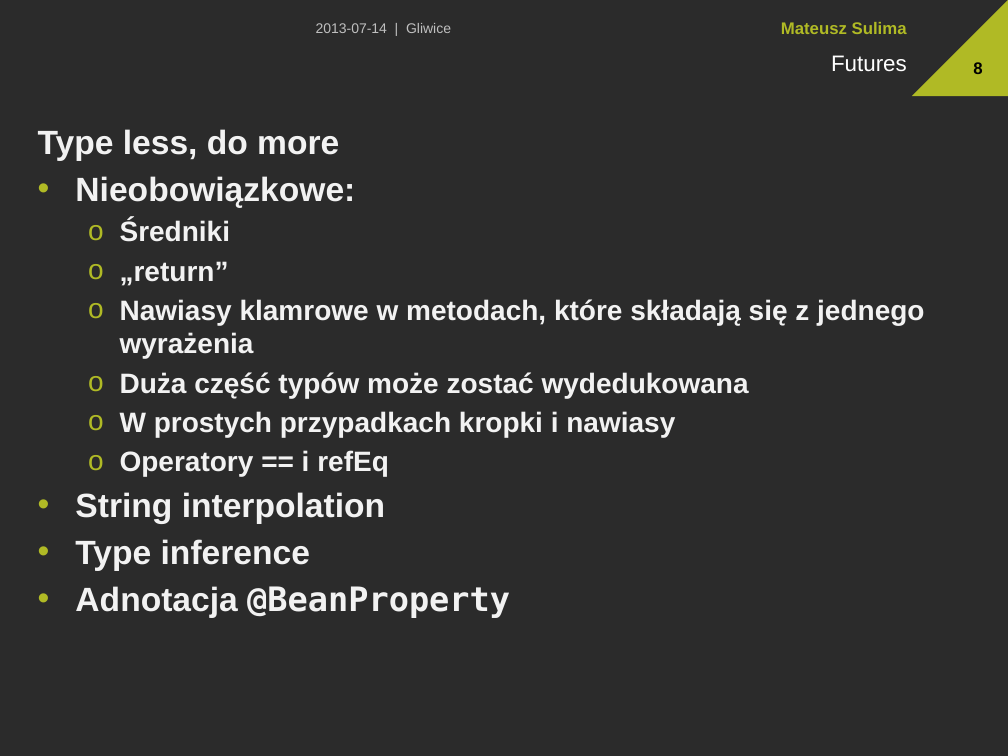
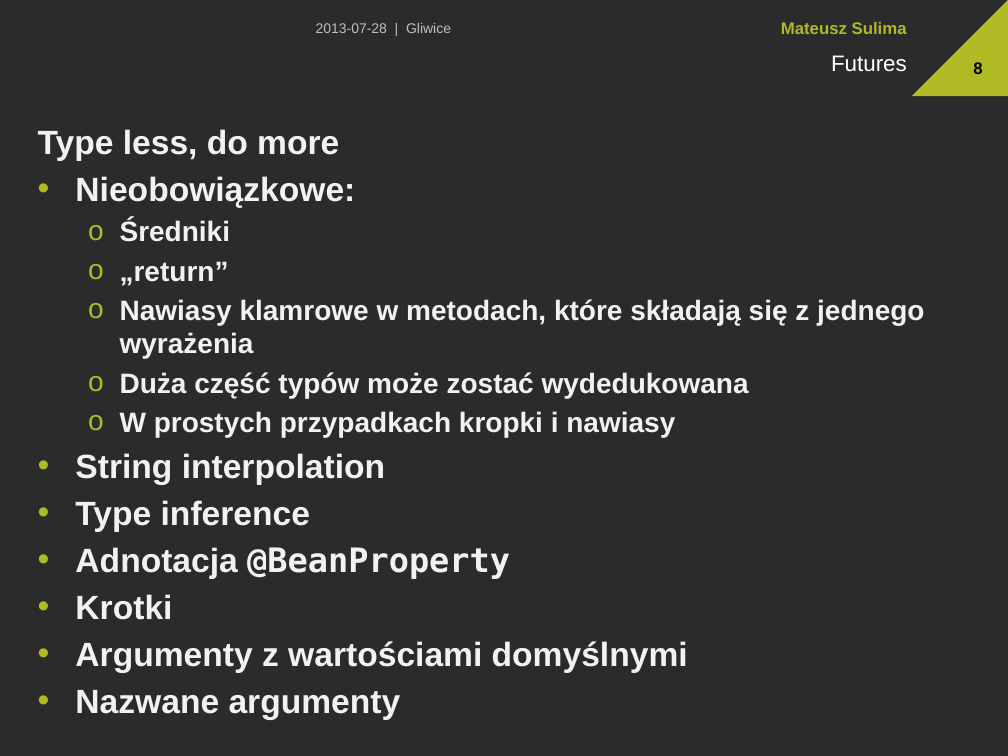
Before and after one commit to msulima/scala-sugar, a slide deck: slide 8 of Presentation.pptx. Drawn at 1008x756 pixels with LibreOffice and Linux fonts; fonts in the diff are those of the drawing; background and template pictures are left out; a plain dark background stands for a picture behind light text. Boxes give left, top, right and bottom in pixels: in the first picture for what was removed or moved away, otherwise in the second. Text is boxed around its words. In the diff, an @@ line names an element or a change of style, - is before the commit and + after.

```diff
--- a/Presentation.pptx
+++ b/Presentation.pptx
@@ text at [316, 23, 451, 33]: text changed @@
-2013-07-14 | Gliwice
+2013-07-28 | Gliwice
@@ text at [120, 450, 389, 476]: paragraph removed @@
-  o Operatory == i refEq
@@ text at [75, 594, 688, 720]: paragraphs added @@
+• Krotki
+• Argumenty z wartościami domyślnymi
+• Nazwane argumenty
```
Also in this commit, not shown: 19 other slides changed, 1 slide added, 2 slides removed, 2 other files.
